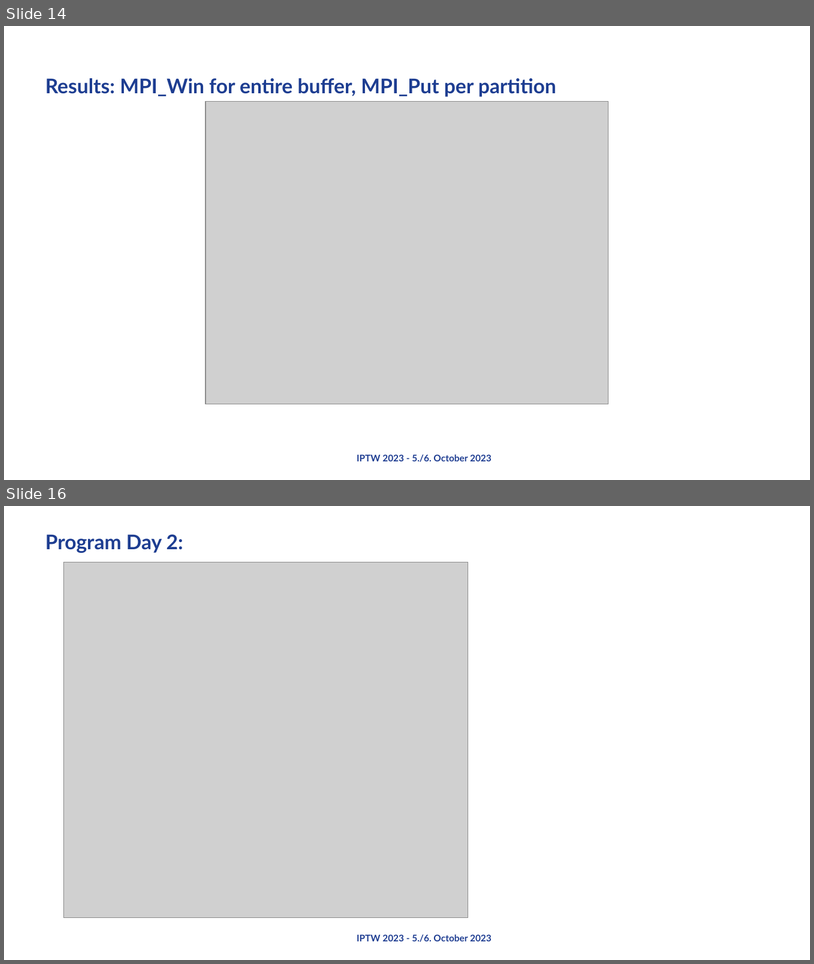
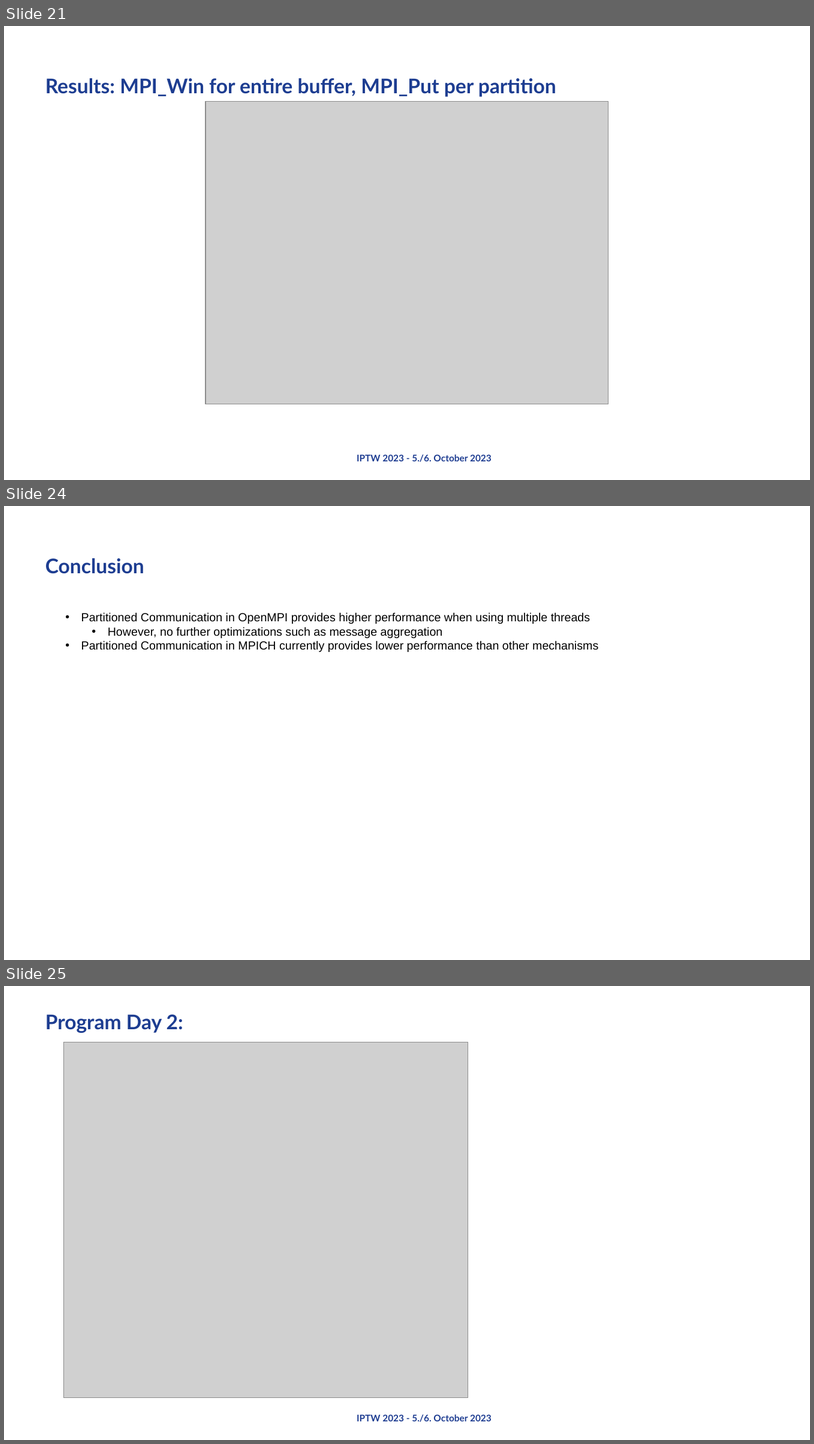
Before and after one commit to AxelSchneewind/mpi-benchmark, a slide deck: presentation/presentation-partitioned-progress.pptx. Shown one above the other, each under a label of ours: slides 14 and 16 before the commit, slides 21, 24 and 25 after it; the slides between them are not shown. The pictures are 814x964 and 814x1444 pixels, drawn with LibreOffice and Linux fonts; fonts in the diff are those of the drawing; grey boxes stand for pictures; background and template pictures are left out. Boxes give left, top, right and bottom in pixels: in the first picture for what was removed or moved away, otherwise in the second. Text is boxed around its words. In the diff, an @@ line names an element or a change of style, - is before the commit and + after.

```diff
--- a/presentation/presentation-partitioned-progress.pptx
+++ b/presentation/presentation-partitioned-progress.pptx
@@ slide 24 added at [4,506,810,960], background picture (left out) @@
@@ text added at [45,558,144,574], 24 pt, text #1D3D91, bold @@
+Conclusion
@@ text added at [81,612,599,652], 14 pt, text #000000 @@
+• Partitioned Communication in OpenMPI provides higher performance when using multiple threads
+  • However, no further optimizations such as message aggregation
+• Partitioned Communication in MPICH currently provides lower performance than other mechanisms
@@ what was slide 14 is now slide 21 @@
@@ what was slide 16 is now slide 25 @@
```
Also in this commit, not shown: 8 slides changed, 8 other slides added, 21 other files.
